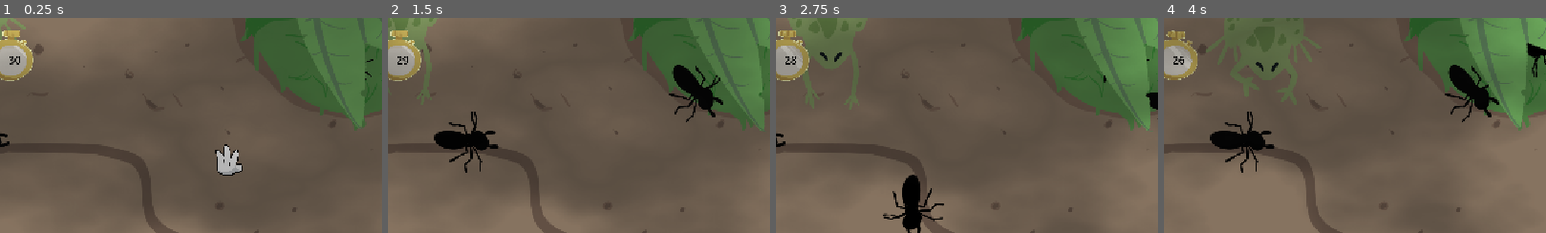
Above: before the commit, frames 1-4 (left to right).
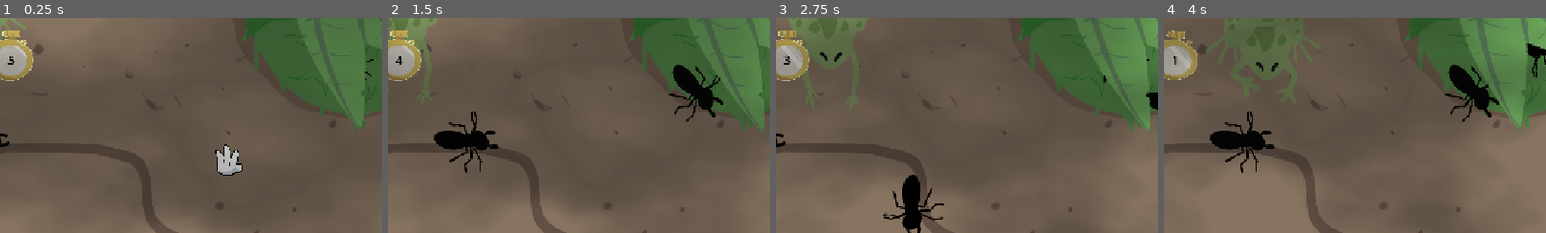
Above: after the commit, the same moments.

Repository: andre-felipe-wonsik-alves/gmtk-jam-26
Game: Godot game, scene res://Scenes/Levels/ant.tscn
Same seed, same stepped clock (60 frames per second), same inputs: the game is played once before the commit and once after it. This scene is started directly instead of the project's main scene.
Inputs (mouse positions are % of the whole screen's width and height, from its top left):
- Up to frame 1 (0.25 s): no input
- Up to frame 2 (1.5 s): move the mouse to (72, 45) at 0.52 s; click (72, 45) at 0.67 s; drag from (30, 55) to (83, 88) at 1.27 s
- Up to frame 3 (2.75 s): move the mouse to (60, 28) at 2.02 s; click (60, 28) at 2.17 s
- Up to frame 4 (4 s): drag from (45, 70) to (20, 35) at 2.77 s; move the mouse to (80, 65) at 3.52 s; click (80, 65) at 3.67 s
The pictures show only the part of the screen within x 3-53%, y 0-50%; the shares and areas given below are measured in that part.

The runs differ from the first frame. In frame 1, less than 0.1% of the frame differs, in the area x 2-6%, y 17-22%; in frame 2, less than 0.1%; in frame 3, less than 0.1%; in frame 4, less than 0.1%.

Commit message:
feat: frog sound and other improvements

Diff:
--- a/Scenes/Levels/ant.tscn
+++ b/Scenes/Levels/ant.tscn
@@ -98,7 +98,7 @@
 
 [node name="AntLevel" type="Node2D" unique_id=843907795]
 script = ExtResource("1_13djf")
-level_duration_seconds = 30.0
+level_duration_seconds = 5.0
 
 [node name="Player" parent="." unique_id=1814912243 instance=ExtResource("7_player")]
 top_level = true
--- a/Scenes/Npc/frog.tscn
+++ b/Scenes/Npc/frog.tscn
@@ -5,6 +5,7 @@
 [ext_resource type="Texture2D" uid="uid://bywkjdpxk83oj" path="res://Assets/Levels/Ant/sapo_idle.png" id="3_f3ml4"]
 [ext_resource type="Texture2D" uid="uid://bstyxv6shnxo0" path="res://Assets/Levels/Ant/sapo_jump.png" id="4_guvb6"]
 [ext_resource type="Script" uid="uid://6wybcapgxvhw" path="res://Scripts/Components/InteractableComponent.gd" id="5_guvb6"]
+[ext_resource type="AudioStream" uid="uid://bdu06bmbamxvt" path="res://Assets/Sounds/Effects/frog.mp3" id="6_f3ml4"]
 [ext_resource type="Script" uid="uid://chs4h0hihuse6" path="res://Scripts/Components/Interactable/Poppable.gd" id="6_n40kv"]
 [ext_resource type="AudioStream" uid="uid://clypsx251ujfi" path="res://Assets/Sounds/Effects/dragon-studio-clean-minimal-pop-467466.mp3" id="7_nxt16"]
 [ext_resource type="Script" uid="uid://cdi0qekics24g" path="res://Scripts/Components/FrogBehavior.gd" id="8_frogbehavior"]
@@ -60,6 +61,7 @@
 
 [node name="FrogBehavior" type="Node" parent="." unique_id=987123654]
 script = ExtResource("8_frogbehavior")
+frog_sound = ExtResource("6_f3ml4")
 
 [node name="InteractableComponent" type="Node" parent="." unique_id=1267381219]
 script = ExtResource("5_guvb6")
--- a/Scenes/UI/timerCountdown.tscn
+++ b/Scenes/UI/timerCountdown.tscn
@@ -6,7 +6,7 @@
 [ext_resource type="AudioStream" uid="uid://b4rtjnwue0c5y" path="res://Assets/Sounds/Effects/microsammy-clock-alarm-8761.mp3" id="3_qs4hr"]
 
 [sub_resource type="LabelSettings" id="LabelSettings_pnfxg"]
-font_size = 70
+font_size = 80
 font_color = Color(0, 0, 0, 1)
 
 [node name="Countdown" type="Control" unique_id=1894812876]
@@ -34,13 +34,14 @@
 
 [node name="current" type="Label" parent="BoxContainer/MarginContainer/HBoxContainer/Control" unique_id=310078471]
 layout_mode = 0
-offset_left = -66.0
-offset_top = -51.0
-offset_right = -26.0
-offset_bottom = 45.0
-pivot_offset = Vector2(20, 49)
+offset_left = -87.00004
+offset_top = -57.50003
+offset_right = -7.000038
+offset_bottom = 52.49997
+pivot_offset = Vector2(36.5, 51)
 text = "0"
 label_settings = SubResource("LabelSettings_pnfxg")
+horizontal_alignment = 1
 
 [node name="Clock" parent="BoxContainer/MarginContainer/HBoxContainer/Control" unique_id=331901659 instance=ExtResource("1_85lpb")]
 z_index = -1
--- a/Scripts/Components/FrogBehavior.gd
+++ b/Scripts/Components/FrogBehavior.gd
@@ -6,6 +6,7 @@
 @export var attack_duration := 0.4
 @export var tongue_color := Color(0.98, 0.4, 0.65, 1.0)
 @export var tongue_width := 6.0
+@export var frog_sound: AudioStream
 
 var _target_ant: Node2D = null
 var _is_acting := false
@@ -85,6 +86,8 @@
 
 	parent.rotation = dir.angle() + (PI * 0.5)
 
+	_play_sound(target_pos)
+
 	# Hop step distance
 	var step_dist := minf(100.0, start_pos.distance_to(target_pos) - (attack_distance * 0.5))
 	step_dist = maxf(step_dist, 30.0)
@@ -158,3 +161,13 @@
 
 func _parent_body() -> Node2D:
 	return get_parent() as Node2D
+
+func _play_sound(global_pos: Vector2) -> void:
+	var frog := AudioStreamPlayer2D.new()
+	frog.stream = frog_sound
+	frog.global_position = global_pos
+	frog.autoplay = true
+	var tree := get_tree()
+	if tree and tree.current_scene:
+		tree.current_scene.add_child(frog)
+		frog.finished.connect(frog.queue_free)
--- a/Scripts/Components/TimerCountdown.gd
+++ b/Scripts/Components/TimerCountdown.gd
@@ -98,27 +98,23 @@
 	if alarm_sound:
 		AudioUtils._play_sound_effect(self, alarm_sound)
 
-	# Intense wobble animation when reaching 0
+	# Intense wobble animation when reaching 0 (loops continuously)
 	if _wobble_tween and _wobble_tween.is_running():
 		_wobble_tween.kill()
 
-	_wobble_tween = create_tween()
-	_wobble_tween.set_trans(Tween.TRANS_ELASTIC)
-	_wobble_tween.set_ease(Tween.EASE_OUT)
+	_wobble_tween = create_tween().set_loops()
+	_wobble_tween.set_trans(Tween.TRANS_SINE)
+	_wobble_tween.set_ease(Tween.EASE_IN_OUT)
 
 	var target_node: Node2D = clock if clock else self
 	var base_scale := _original_clock_scale if clock else _original_scale
 
-	# Intense shake loop
-	for i in 6:
-		var rot_dir := 1.0 if i % 2 == 0 else -1.0
-		_wobble_tween.tween_property(target_node, "scale", base_scale * Vector2(1.3, 0.7), 0.04)
-		_wobble_tween.parallel().tween_property(target_node, "rotation", deg_to_rad(15.0 * rot_dir), 0.04)
+	_wobble_tween.tween_property(target_node, "scale", base_scale * Vector2(1.3, 0.7), 0.05)
+	_wobble_tween.parallel().tween_property(target_node, "rotation", deg_to_rad(15.0), 0.05)
 
-	_wobble_tween.tween_property(target_node, "scale", base_scale, 0.08)
-	_wobble_tween.parallel().tween_property(target_node, "rotation", 0.0, 0.08)
+	_wobble_tween.tween_property(target_node, "scale", base_scale * Vector2(0.7, 1.3), 0.05)
+	_wobble_tween.parallel().tween_property(target_node, "rotation", deg_to_rad(-15.0), 0.05)
 
-	await _wobble_tween.finished
-	await get_tree().create_timer(1.2).timeout
-
-	countdown_finished.emit()
+	get_tree().create_timer(1.5).timeout.connect(func():
+		countdown_finished.emit()
+	)
Not shown, added: Assets/Sounds/Effects/frog.mp3.import
Not shown, added: Assets/Sounds/Effects/frog.mp3
